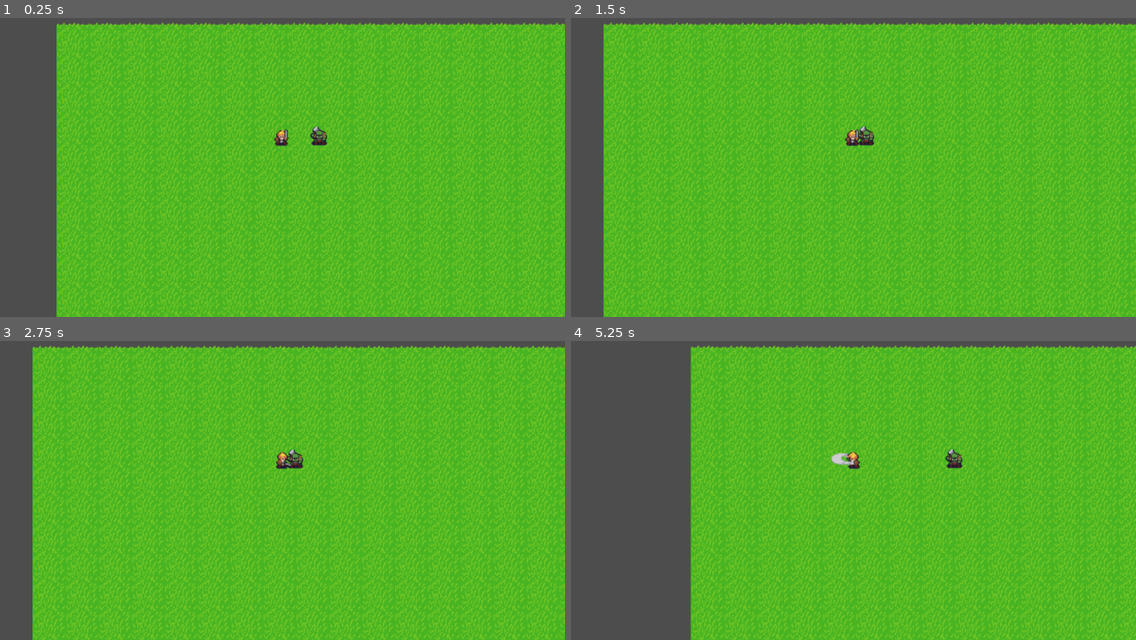
Above: before the commit, frames 1-4 (two rows, left to right).
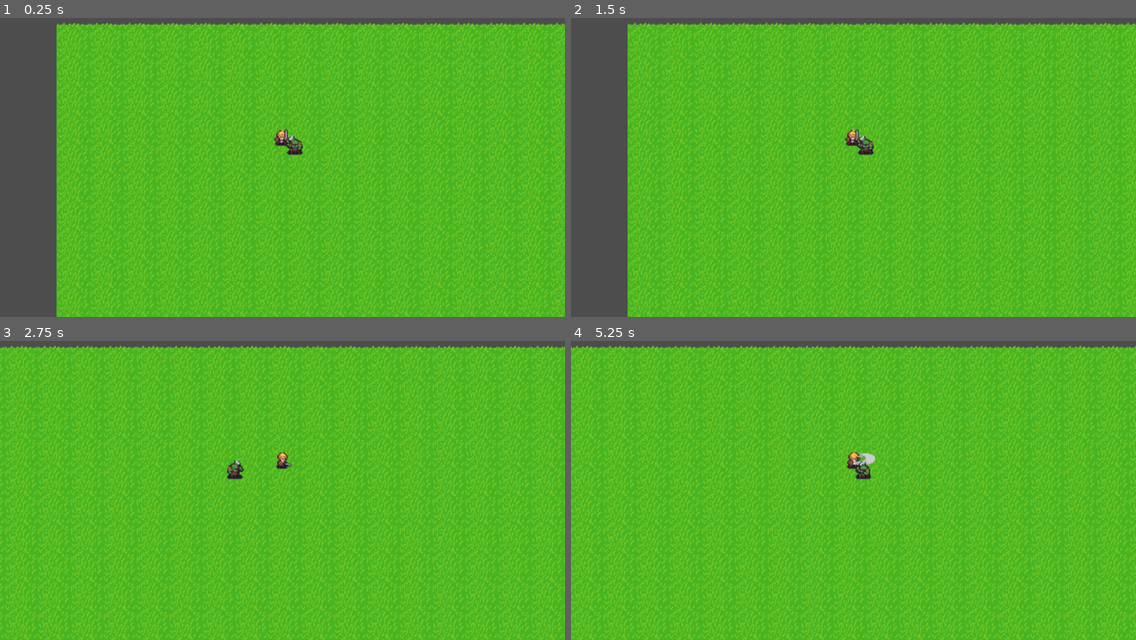
Above: after the commit, the same moments.

Repository: JesseZhong/little-lanterns
Game: Godot game, scene res://test.tscn
Two runs of this game, one before a commit and one after it. Both use one fixed random seed, a clock stepped at 60 frames per second and the inputs below. This scene is started directly instead of the project's main scene.
Inputs (mouse positions are in pixels of both pictures, inside the frame that each line leads up to):
- Up to frame 1 (0.25 s): no input
- Up to frame 2 (1.5 s): tap Enter at 0.5 s; move the mouse to (977, 119) at 0.52 s; hold F (move_right) 0.53-1.25 s; hold I (heavy_attack) 0.53-1.25 s; click (977, 119) at 0.67 s; tap J (light_attack) at 0.8 s; drag from (740, 155) to (853, 137) at 1.27 s
- Up to frame 3 (2.75 s): tap Space at 2 s; move the mouse to (339, 382) at 2.02 s; hold F (move_right) from 2.03 s (still down); hold A (run, bound only after the commit) from 2.03 s (still down); tap Shift (run, bound only before the commit) at 2.3 s
- Up to frame 4 (5.25 s): release F (move_right) at 2.75 s; release A (run, bound only after the commit) at 2.75 s; drag from (825, 532) to (864, 460) at 2.77 s; move the mouse to (1023, 514) at 3.52 s; hold S (move_left) 3.53-4.25 s; hold O (charge_attack, bound only after the commit) 3.53-4.25 s; tap I (heavy_attack) at 3.8 s; drag from (684, 406) to (949, 460) at 4.27 s; tap Enter at 5 s; move the mouse to (881, 460) at 5.02 s; hold D (move_down) from 5.03 s (still down); hold J (light_attack) from 5.03 s (still down); click (881, 460) at 5.17 s

The runs differ from the first frame. In frame 1, 0.3% of the frame differs, in the area x 50-58%, y 36-46%; in frame 2, 26%; in frame 3, 28%; in frame 4, 40%, in the area x 0-100%, y 1-100%.

Commit message:
Remove main example. Update all utility classes to inherit from `RefCounted` so they can be memory managed by Godot and don't need to be part of the tree. Added more attacks. Added basic follow to orc.

Diff:
--- a/characters/novice.gd
+++ b/characters/novice.gd
@@ -2,7 +2,9 @@
 
 # TODO: Create passive skill that hones attacks, narrowing deviation.
 # Blood effect. Varying effect levels based off severity. Crit is maxish value.
-var _light_attack_modifier_rng = NormalDistRange.new(0.64, 0.2, 0.0, 0.79)
+static var _light_attack_modifier_rng = NormalDistRange.new(0.64, 0.2, 0.0, 0.79)
+static var _heavy_attack_modifier_rng = NormalDistRange.new(0.64, 0.2, 0.0, 0.79)
+static var _charge_attack_modifier_rng = NormalDistRange.new(0.64, 0.2, 0.0, 0.79)
 
 func _ready() -> void:
   super._ready()
@@ -19,7 +21,7 @@
   if _attack_area:
     _attack_area.trigger_effect(
       func (target: Character2D) -> void:
-        var damage = _character_condition.attack.value * _light_attack_modifier_rng.value
+        var damage = _character_condition.attack.value * _heavy_attack_modifier_rng.value
         target.condition.current_hp -= damage
     )
 
@@ -27,7 +29,7 @@
   if _attack_area:
     _attack_area.trigger_effect(
       func (target: Character2D) -> void:
-        var damage = _character_condition.attack.value * _light_attack_modifier_rng.value
+        var damage = _character_condition.attack.value * _charge_attack_modifier_rng.value
         target.condition.current_hp -= damage
     )
 
--- a/controllers/ai_controller.gd
+++ b/controllers/ai_controller.gd
@@ -28,6 +28,9 @@
   # Defer to not block _ready()
   _check_server_status.call_deferred()
 
+  # Try to execute next action when a current action is complete.
+  _character.action_ended.connect(func (_action: String): _on_action_complete())
+
 func _process(delta: float) -> void:
   if len(_targets):
     _process_targets(delta)
@@ -39,12 +42,13 @@
         func (t: AiTarget):
           return t.weight
       )
+    else:
+      # No targets? Do your own thang.
+      _process_idle(delta)
 
-  if _current_target:
-    _process_current_target(delta)
+  if _current_target and !len(_action_queue):
+    _process_current_target(delta, _targets[_current_target])
 
-  if len(_targets) == 0:
-    _process_idle(delta)
 
 func _physics_process(_delta: float) -> void:
   if not _server_ready or not _agent:
@@ -134,11 +138,21 @@
   if path in _targets:
     _targets.erase(path)
 
+## Dequeues the action queue when a current action finishes.
+func _on_action_complete():
+  if len(_action_queue):
+    var ai_action: Callable = _action_queue.pop_back()
+    ai_action.call()
+
+func _enqueue_action(handler: Callable) -> void:
+  assert(handler, 'Action handler can not be null in AI controller.')
+  _action_queue.push_front(handler)
+
 @abstract
 func _process_targets(delta: float) -> void
 
 @abstract
-func _process_current_target(delta: float) -> void
+func _process_current_target(delta: float, ai_target: AiTarget) -> void
 
 @abstract
 func _process_idle(delta: float) -> void
--- a/controllers/orc_ai.gd
+++ b/controllers/orc_ai.gd
@@ -96,11 +96,11 @@
     _walk_to(VectorMath.extend(position, _walk_distance_rng.value, direction))
 
 
-func _process_actions(delta: float) -> bool:
-  return true
-
-func _process_current_target(delta: float) -> void:
-  pass
+func _process_current_target(_delta: float, ai_target: AiTarget) -> void:
+  _enqueue_action(
+    func ():
+      _run_to(ai_target.position + Vector2(10, 10))
+  )
 
 func _stalk(target: AiTarget):
   var target_position = target.position
--- a/controllers/player.gd
+++ b/controllers/player.gd
@@ -18,6 +18,10 @@
 
       if Input.is_action_pressed('light_attack'):
         _character.action = 'light_attack'
+      elif Input.is_action_pressed('heavy_attack'):
+        _character.action = 'heavy_attack'
+      elif Input.is_action_pressed('charge_attack'):
+        _character.action = 'charge_attack'
       elif move.length() > 0:
         _character.move_direction = move
         _character.action = 'run' \
--- a/logic/character_condition.gd
+++ b/logic/character_condition.gd
@@ -70,7 +70,7 @@
   _current_hp = max_hp.value
 
 ## Maintains a mutable character stat.
-class Stat extends Object:
+class Stat extends RefCounted:
   var _stats: CharacterStats
   var _property: Callable
   var _effects: Dictionary[String, Callable]
--- a/main.gd
+++ /dev/null
@@ -1,62 +0,0 @@
-extends Node
-
-@export var mob_scene: PackedScene
-var score
-
-# Called when the node enters the scene tree for the first time.
-func _ready() -> void:
-  pass
-
-
-# Called every frame. 'delta' is the elapsed time since the previous frame.
-func _process(_delta: float) -> void:
-  pass
-
-
-func game_over() -> void:
-  $ScoreTimer.stop()
-  $MobTimer.stop()
-  $HUD.show_game_over()
-
-func new_game():
-  score = 0
-  $Character.start($StartPosition.position)
-  $StartTimer.start()
-  $HUD.update_score(score)
-  $HUD.show_message("Get Ready")
-  get_tree().call_group("mobs", "queue_free")
-
-
-func _on_mob_timer_timeout() -> void:
-  # Create a new instance of the Mob scene.
-  var mob = mob_scene.instantiate()
-
-  # Choose a random location on Path2D.
-  var mob_spawn_location = $MobPath/MobSpawnLocation
-  mob_spawn_location.progress_ratio = randf()
-
-  # Set the mob's position to the random location.
-  mob.position = mob_spawn_location.position
-
-  # Set the mob's direction perpendicular to the path direction.
-  var direction = mob_spawn_location.rotation + PI / 2
-
-  # Add some randomness to the direction.
-  direction += randf_range(-PI / 4, PI / 4)
-
-  # Choose the velocity for the mob.
-  var velocity = Vector2(randf_range(150.0, 250.0), 0.0)
-  mob.linear_velocity = velocity.rotated(direction)
-
-  # Spawn the mob by adding it to the Main scene.
-  add_child(mob)
-
-
-func _on_score_timer_timeout() -> void:
-  score += 1
-  $HUD.update_score(score)
-
-
-func _on_start_timer_timeout() -> void:
-  $MobTimer.start()
-  $ScoreTimer.start()
--- a/main.tscn
+++ /dev/null
@@ -1,45 +0,0 @@
-[gd_scene load_steps=6 format=3 uid="uid://dxygtjo5uepjs"]
-
-[ext_resource type="Script" uid="uid://cm5nbwm68mfet" path="res://main.gd" id="1_0xm2m"]
-[ext_resource type="PackedScene" uid="uid://dj7iwbb647t6n" path="res://characters/example_character.tscn" id="1_ig7tw"]
-[ext_resource type="PackedScene" uid="uid://y1udmrageamr" path="res://characters/mob.tscn" id="2_h2yge"]
-[ext_resource type="PackedScene" uid="uid://dtq8oq47710lr" path="res://ui/hud.tscn" id="4_1bvp3"]
-
-[sub_resource type="Curve2D" id="Curve2D_ig7tw"]
-_data = {
-"points": PackedVector2Array(0, 0, 0, 0, 0, 0, 0, 0, 0, 0, 1153, 1, 0, 0, 0, 0, 1153, 649, 0, 0, 0, 0, 0, 650, 0, 0, 0, 0, 0, 0)
-}
-point_count = 5
-
-[node name="Main" type="Node"]
-script = ExtResource("1_0xm2m")
-mob_scene = ExtResource("2_h2yge")
-
-[node name="Character" parent="." instance=ExtResource("1_ig7tw")]
-visible = false
-
-[node name="MobTimer" type="Timer" parent="."]
-wait_time = 0.5
-
-[node name="ScoreTimer" type="Timer" parent="."]
-
-[node name="StartTimer" type="Timer" parent="."]
-wait_time = 2.0
-one_shot = true
-
-[node name="StartPosition" type="Marker2D" parent="."]
-position = Vector2(240, 450)
-
-[node name="MobPath" type="Path2D" parent="."]
-curve = SubResource("Curve2D_ig7tw")
-
-[node name="MobSpawnLocation" type="PathFollow2D" parent="MobPath"]
-rotation = 0.0008673025
-
-[node name="HUD" parent="." instance=ExtResource("4_1bvp3")]
-
-[connection signal="hit" from="Character" to="." method="game_over"]
-[connection signal="timeout" from="MobTimer" to="." method="_on_mob_timer_timeout"]
-[connection signal="timeout" from="ScoreTimer" to="." method="_on_score_timer_timeout"]
-[connection signal="timeout" from="StartTimer" to="." method="_on_start_timer_timeout"]
-[connection signal="start_game" from="HUD" to="." method="new_game"]
--- a/project.godot
+++ b/project.godot
@@ -46,6 +46,11 @@
 "events": [Object(InputEventKey,"resource_local_to_scene":false,"resource_name":"","device":-1,"window_id":0,"alt_press …(192 unchanged characters)…
 ]
 }
+run={
+"deadzone": 0.2,
+"events": [Object(InputEventKey,"resource_local_to_scene":false,"resource_name":"","device":-1,"window_id":0,"alt_pressed":false,"shift_pressed":false,"ctrl_pressed":false,"meta_pressed":false,"pressed":false,"keycode":0,"physical_keycode":65,"key_label":0,"unicode":97,"location":0,"echo":false,"script":null)
+]
+}
 light_attack={
 "deadzone": 0.2,
 "events": [Object(InputEventKey,"resource_local_to_scene":false,"resource_name":"","device":-1,"window_id":0,"alt_press …(192 unchanged characters)…
@@ -56,9 +61,9 @@
 "events": [Object(InputEventKey,"resource_local_to_scene":false,"resource_name":"","device":-1,"window_id":0,"alt_press …(192 unchanged characters)…
 ]
 }
-run={
+charge_attack={
 "deadzone": 0.2,
-"events": [Object(InputEventKey,"resource_local_to_scene":fa …(140 unchanged characters)… d":false,"keycode":0,"physical_keycode":4194325,"key_label":0,"unicode":0,"location":0,"echo":false,"script":null)
+"events": [Object(InputEventKey,"resource_local_to_scene":fa …(140 unchanged characters)… d":false,"keycode":0,"physical_keycode":79,"key_label":0,"unicode":111,"location":0,"echo":false,"script":null)
 ]
 }
 
--- a/utils/ai_target.gd
+++ b/utils/ai_target.gd
@@ -1,5 +1,5 @@
 class_name AiTarget
-extends Object
+extends RefCounted
 
 var _controller: Controller
 
--- a/utils/normal_dist_range.gd
+++ b/utils/normal_dist_range.gd
@@ -2,7 +2,7 @@
 ## follows normal distribution and is clamped
 ## to a number range.
 class_name NormalDistRange
-extends Object
+extends RefCounted
 
 var value: float:
   get:
--- a/utils/query.gd
+++ b/utils/query.gd
@@ -1,5 +1,5 @@
 class_name Query
-extends Node
+extends RefCounted
 
 static func foreach(dict: Dictionary, predicate: Callable) -> void:
   assert(dict is Dictionary, 'Query error: Invalid dictionary.')
--- a/utils/vector_math.gd
+++ b/utils/vector_math.gd
@@ -1,5 +1,5 @@
 class_name VectorMath
-extends Node
+extends RefCounted
 
 static func extend(vector: Vector2, length: float, angle: float) -> Vector2:
   var direction = Vector2.RIGHT.rotated(angle)
Not shown, removed: main.gd.uid
